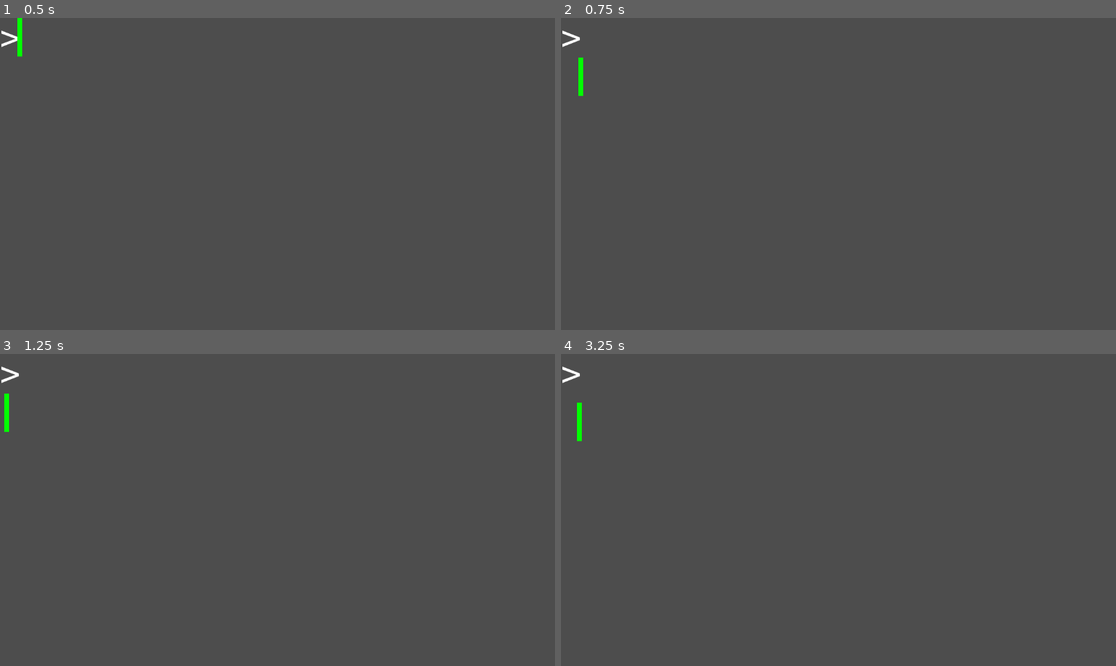
Above: before the commit, frames 1-4 (two rows, left to right).
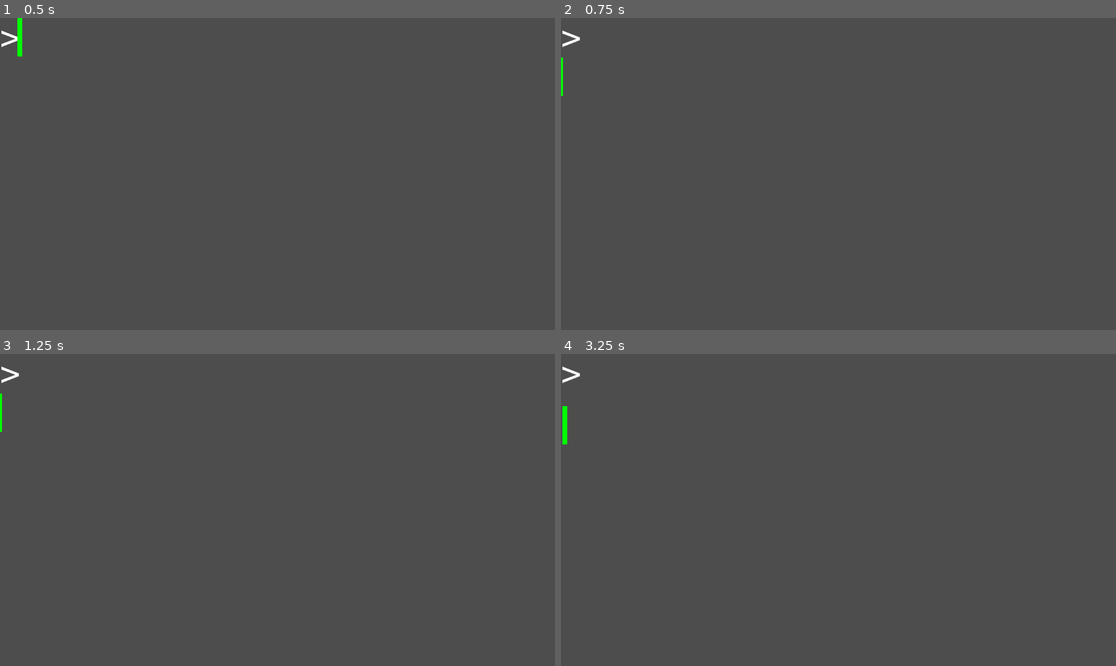
Above: after the commit, the same moments.

Repository: uprun/neon-lights-editor
Game: Godot game, scene res://scenes/canvas-ltd.tscn
Two runs of this game, one before a commit and one after it. Both use one fixed random seed, a clock stepped at 60 frames per second and the inputs below.
Inputs (mouse positions are in pixels of both pictures, inside the frame that each line leads up to):
- Up to frame 1 (0.5 s): no input
- Up to frame 2 (0.75 s): tap Enter at 0.5 s; move the mouse to (960, 158) at 0.52 s; hold Right from 0.53 s (still down); tap Backspace at 0.6 s; click (960, 158) at 0.67 s
- Up to frame 3 (1.25 s): keep holding Right
- Up to frame 4 (3.25 s): move the mouse to (727, 525) at 1.27 s; release Right at 1.28 s; hold Down 1.28-2.03 s; tap Enter at 1.35, 2.75, 2.85 s; click (727, 525) at 1.42 s; tap Space at 2 s; move the mouse to (894, 441) at 2.02 s; hold Right 2.03-2.78 s; tap Backspace at 2.1 s; click (894, 441) at 2.17 s; move the mouse to (810, 572) at 2.77 s; hold Up from 2.78 s (still down); click (810, 572) at 2.92 s

Frame 1 is identical in both runs. In frame 2, 0.2% of the frame differs, in the area x 0-5%, y 12-26%; in frame 3, 0.2%; in frame 4, 0.2%, in the area x 0-4%, y 15-30%.
Error in both runs: Attempt to call function 'get_further_side_position' in base 'null instance' on a null instance. (res://scenes/function-node.gd:46)

Commit message:
2024-12-10--00h11m28s

Diff:
--- a/scenes/caret.gd
+++ b/scenes/caret.gd
@@ -57,10 +57,10 @@
 	var delta_x = copy_x - position
 	if delta_x.length() < delta_y.length():
 		desired_locations.push_back(copy_x)
-		desired_locations.push_back(copy_y)
+		desired_locations.push_back(use_position)
 	else:
 		desired_locations.push_back(copy_y)
-		desired_locations.push_back(copy_x)
+		desired_locations.push_back(use_position)
 
 	$"Rocket-engine".update_position(desired_locations.pop_front())
 
